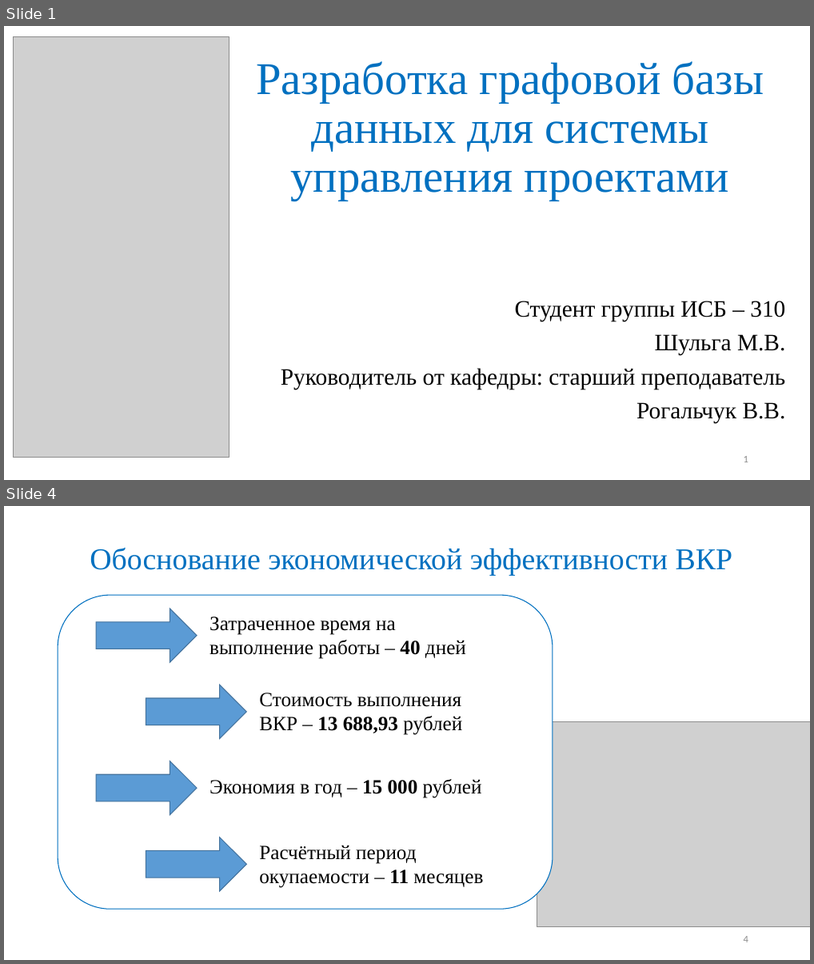
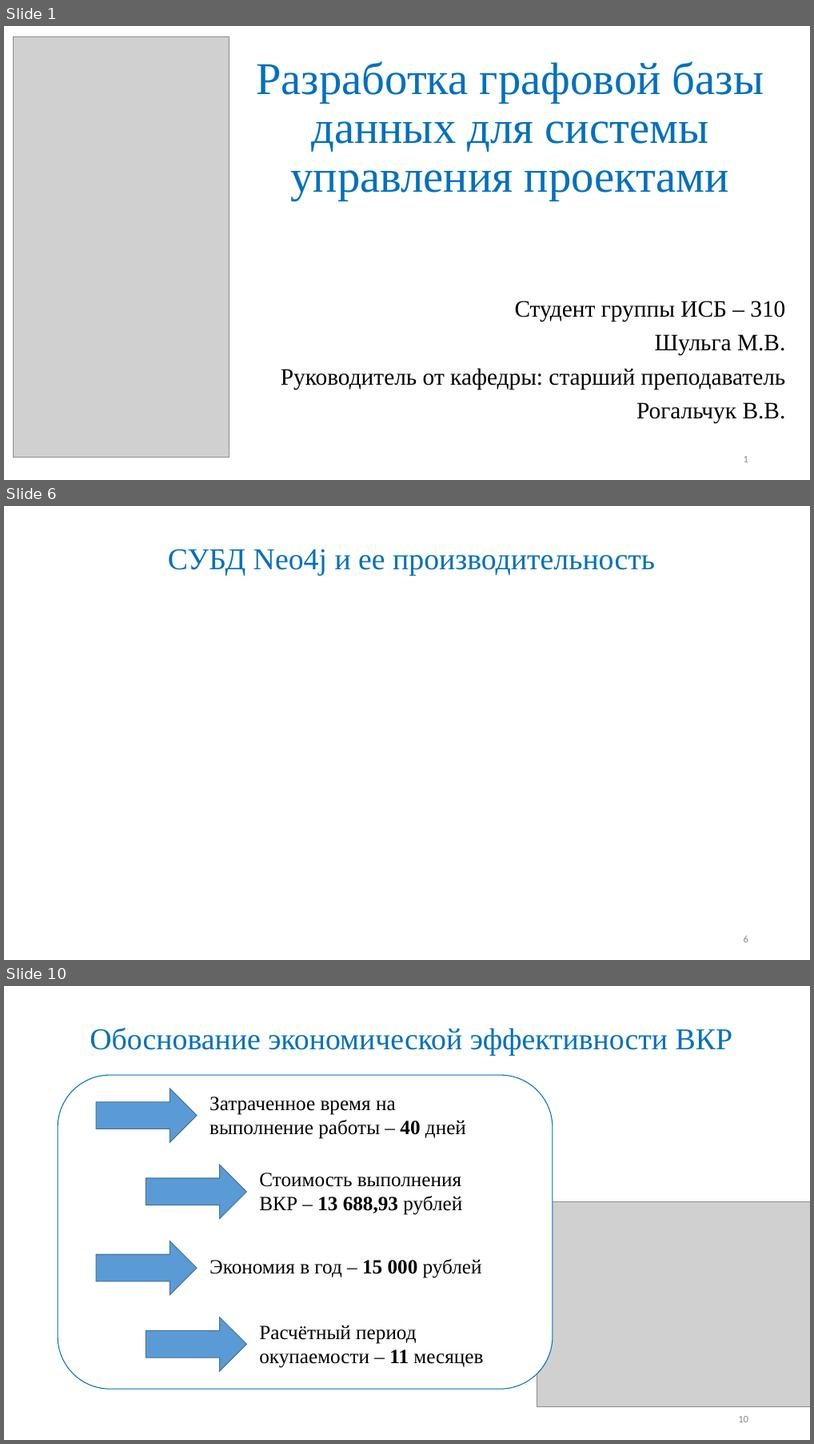
Before and after one commit to Maglus/-2017, a slide deck: Презентация ВКР2017.pptx. Shown one above the other, each under a label of ours: slides 1 and 4 before the commit, slides 1, 6 and 10 after it; the slides between them are not shown. The pictures are 814x964 and 814x1444 pixels, drawn with LibreOffice and Linux fonts; fonts in the diff are those of the drawing; grey boxes stand for pictures. Boxes give left, top, right and bottom in pixels: in the first picture for what was removed or moved away, otherwise in the second. Text is boxed around its words. In the diff, an @@ line names an element or a change of style, - is before the commit and + after.

```diff
--- a/Презентация ВКР2017.pptx
+++ b/Презентация ВКР2017.pptx
@@ slide 6 added at [4, 506, 810, 960], background #FFFFFF @@
@@ title added at [168, 549, 655, 576], 36 pt, text #0070C0 @@
+СУБД Neo4j и ее производительность
@@ page number added at [744, 935, 749, 942], 12 pt, text #8C8C8C @@
+6
@@ what was slide 4 is now slide 10 @@
@@ page number at [738, 1416, 749, 1422]: text changed @@
-4
+10
```
Also in this commit, not shown: 2 slides changed, 5 other slides added.
